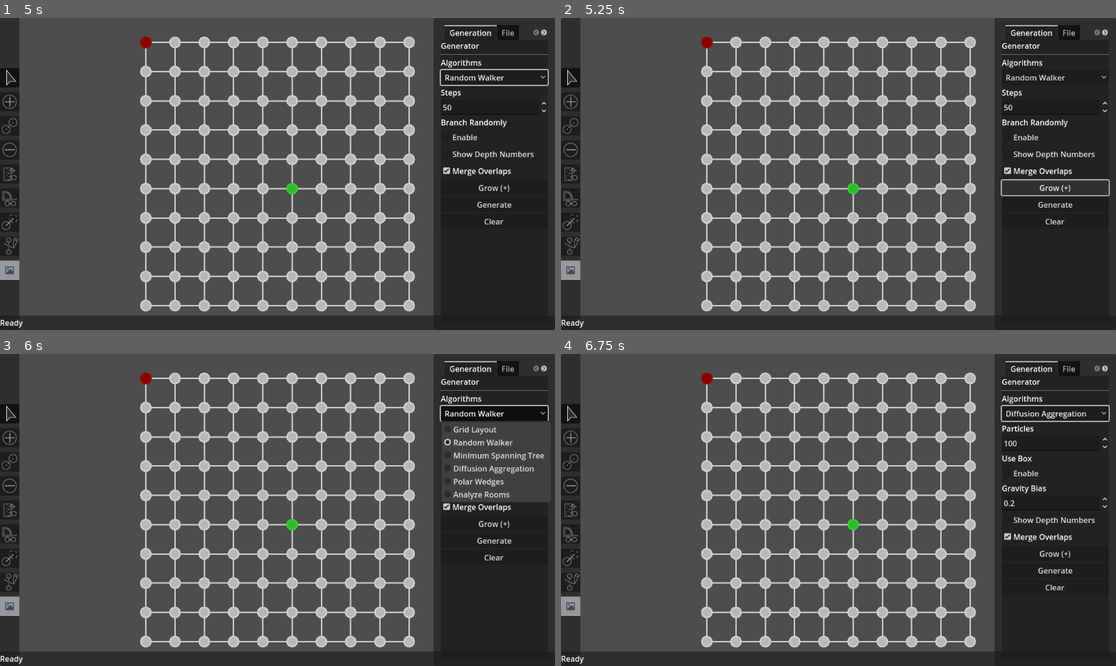
Above: before the commit, frames 1-4 (two rows, left to right).
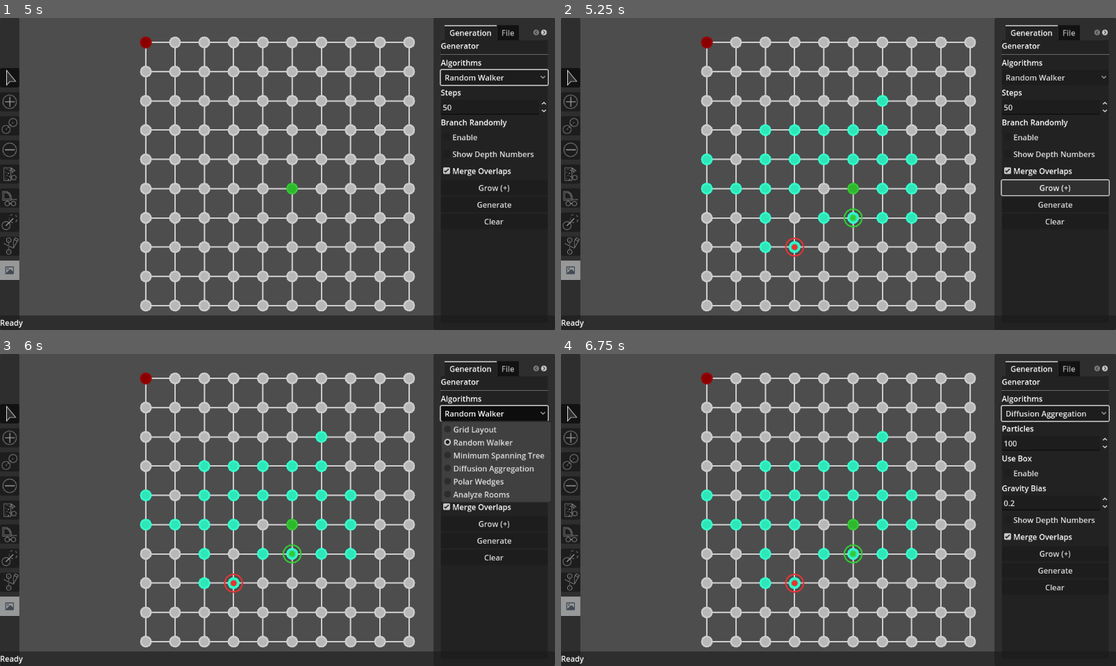
Above: after the commit, the same moments.

Repository: Code-SorceryLab/Procedural-Graph-Tools
Game: Godot game, scene res://scenes/game_player.tscn
Two runs of this game, one before a commit and one after it. Both use one fixed random seed, a clock stepped at 60 frames per second and the inputs below.
Inputs:
- Up to frame 1 (5 s): click "Generate" at 0.5 s; click "Grid Layout" at 1.25 s; click "Show Depth Numbers" at 2 s; click "Apply" at 2.75 s; click "Analyze Rooms" at 3.5 s; click "Enable" at 4.25 s
- Up to frame 2 (5.25 s): click "Grow (+)" at 5 s
- Up to frame 3 (6 s): click "Random Walker" at 5.75 s
- Up to frame 4 (6.75 s): click "Enable" at 6.5 s

Frame 1 is identical in both runs. In frame 2, 1.8% of the frame differs, in the area x 25-65%, y 24-77%; in frame 3, 1.8%; in frame 4, 1.8%.

Commit message:
Tool Multi-Selections, Walker UI
-Certain tools mass apply their behaviour to multi-selections. (Delete, Property Brush, Select's moving).
-Walker better visualized.

Diff:
--- a/graph-tools/scripts/concrete_strategies/strategy_dla.gd
+++ b/graph-tools/scripts/concrete_strategies/strategy_dla.gd
@@ -4,6 +4,7 @@
 func _init() -> void:
 	strategy_name = "Diffusion Aggregation"
 	reset_on_generate = true
+	supports_grow = true
 
 func get_settings() -> Array[Dictionary]:
 	return [
--- a/graph-tools/scripts/concrete_strategies/strategy_grid.gd
+++ b/graph-tools/scripts/concrete_strategies/strategy_grid.gd
@@ -4,6 +4,7 @@
 func _init() -> void:
 	strategy_name = "Grid Layout"
 	reset_on_generate = true
+	supports_grow = false
 
 func get_settings() -> Array[Dictionary]:
 	return [
--- a/graph-tools/scripts/concrete_strategies/strategy_mst.gd
+++ b/graph-tools/scripts/concrete_strategies/strategy_mst.gd
@@ -5,6 +5,7 @@
 	strategy_name = "Minimum Spanning Tree"
 	# Decorator: Operates on existing nodes, so do NOT reset.
 	reset_on_generate = false
+	supports_grow = false
 
 # --- NEW DYNAMIC UI DEFINITION ---
 func get_settings() -> Array[Dictionary]:
--- a/graph-tools/scripts/concrete_strategies/strategy_polar.gd
+++ b/graph-tools/scripts/concrete_strategies/strategy_polar.gd
@@ -4,6 +4,7 @@
 func _init() -> void:
 	strategy_name = "Polar Wedges"
 	reset_on_generate = true
+	supports_grow = false
 
 # --- NEW DYNAMIC UI DEFINITION ---
 func get_settings() -> Array[Dictionary]:
--- a/graph-tools/scripts/concrete_strategies/strategy_walker.gd
+++ b/graph-tools/scripts/concrete_strategies/strategy_walker.gd
@@ -5,9 +5,13 @@
 # Schema: { "id": int, "pos": Vector2, "current_node_id": String, "step_count": int }
 var _walkers: Array[Dictionary] = []
 
+# NEW: Track the specific nodes touched in this generation run
+var _session_path: Array[String] = []
+
 func _init() -> void:
 	strategy_name = "Random Walker"
 	reset_on_generate = true
+	supports_grow = true
 
 func get_settings() -> Array[Dictionary]:
 	return [
@@ -21,30 +25,25 @@
 	var append_mode = params.get("append", false)
 	var merge_overlaps = params.get("merge_overlaps", true)
 
+	# Reset session tracking
+	_session_path.clear()
+
 	# 1. HANDLE RESET
 	if not append_mode:
 		_walkers.clear()
 
-	# 2. VALIDATE MEMORY (The Crash Fix)
-	# Check if our walkers are "lost" (holding references to deleted nodes)
+	# 2. VALIDATE MEMORY
 	for w in _walkers:
 		if w.current_node_id != "" and not graph.nodes.has(w.current_node_id):
-			# The node we were standing on is gone!
-			# We must reset this walker's anchor.
 			w.current_node_id = ""
 
 	# 3. BRANCHING / RESPAWN LOGIC
-	# If we want to branch randomly, OR if we are lost (current_node_id is empty),
-	# we need to pick a new spot.
 	var need_respawn = (append_mode and branch_randomly)
-
-	# Also respawn if we have a walker but it's disconnected from reality
 	if not _walkers.is_empty() and _walkers[0].current_node_id == "":
 		need_respawn = true
 
 	if need_respawn:
 		if not graph.nodes.is_empty():
-			# Teleport to a random existing node
 			var keys = graph.nodes.keys()
 			var random_id = keys[randi() % keys.size()]
 			var random_pos = graph.get_node_pos(random_id)
@@ -55,14 +54,13 @@
 				_walkers[0].pos = random_pos
 				_walkers[0].current_node_id = random_id
 		else:
-			# Graph is empty, reset to center
 			if _walkers.is_empty():
 				_walkers.append({ "id": 0, "pos": Vector2.ZERO, "current_node_id": "", "step_count": 0 })
 			else:
 				_walkers[0].pos = Vector2.ZERO
 				_walkers[0].current_node_id = ""
 
-	# 4. INITIALIZE DEFAULT (If totally empty)
+	# 4. INITIALIZE DEFAULT
 	if _walkers.is_empty():
 		_walkers.append({
 			"id": 0,
@@ -71,10 +69,32 @@
 			"step_count": 0
 		})
 
+	# --- CAPTURE START ---
+	# If we are standing on a node, that is our start.
+	# If we are in the void (current_node_id == ""), we will grab the first created node later.
+	var session_start_id = _walkers[0].current_node_id
+
 	# 5. SIMULATION LOOP
 	for i in range(steps):
 		for w in _walkers:
 			_step_walker(graph, w, merge_overlaps)
+
+	# --- POST-PROCESS ---
+
+	# If we started from nothing, the first node we created is the "Start"
+	if session_start_id == "" and not _session_path.is_empty():
+		session_start_id = _session_path[0]
+
+	# --- OUTPUT TO EDITOR ---
+	# We write the results back to params so GraphEditor can visualize them
+	params["out_highlight_nodes"] = _session_path.duplicate()
+
+	# Identify the "Head" (Current location of the main walker)
+	if not _walkers.is_empty():
+		params["out_head_node"] = _walkers[0].current_node_id
+
+	# Output the start node
+	params["out_start_node"] = session_start_id
 
 func _step_walker(graph: Graph, walker: Dictionary, merge_overlaps: bool) -> void:
 	# Direction Logic
@@ -104,14 +124,13 @@
 
 	# Connect to Previous
 	if not walker.current_node_id.is_empty():
-		# SAFETY CHECK: Only connect if the previous node actually exists
 		if graph.nodes.has(walker.current_node_id):
 			if walker.current_node_id != current_id:
 				graph.add_edge(walker.current_node_id, current_id)
-		else:
-			# If we somehow got here with a dead ID, ignore the edge but keep moving.
-			pass
 
 	# Update State
 	walker.pos = target_pos
 	walker.current_node_id = current_id
+
+	# NEW: Record this step for visualization
+	_session_path.append(current_id)
--- a/graph-tools/scripts/controllers/strategy_controller.gd
+++ b/graph-tools/scripts/controllers/strategy_controller.gd
@@ -101,12 +101,9 @@
 			_active_inputs[key] = control
 
 	# 4. Handle Buttons Visibility
-	if (current_strategy is StrategyDLA) or \
-	   (current_strategy is StrategyWalker) or \
-	   (current_strategy is StrategyMST):
-		grow_btn.visible = true
-	else:
-		grow_btn.visible = false
+	# 4. Handle Buttons Visibility
+	grow_btn.visible = current_strategy.supports_grow
+
 
 	if current_strategy.reset_on_generate:
 		generate_btn.text = "Generate"
--- a/graph-tools/scripts/graph_editor.gd
+++ b/graph-tools/scripts/graph_editor.gd
@@ -277,25 +277,51 @@
 	renderer.queue_redraw()
 
 func apply_strategy(strategy: GraphStrategy, params: Dictionary) -> void:
+	# 1. Snapshot existing nodes to detect changes (Standard Logic)
 	var existing_ids = {}
 	for id in graph.nodes:
 		existing_ids[id] = true
 
 	_reset_local_state()
 
+	# 2. Execute
 	strategy.execute(graph, params)
 
+	# 3. (New Node / Highlight logic)
 	new_nodes.clear()
-	var is_append = params.get("append", false)
-	if is_append:
+	if params.has("out_highlight_nodes"):
+		new_nodes = params["out_highlight_nodes"]
+	elif params.get("append", false):
+		# Fallback for other strategies
 		for id in graph.nodes:
 			if not existing_ids.has(id):
 				new_nodes.append(id)
 
+	# --- Override with Strategy Visuals ---
+	# If the strategy specifically reported a path (like Walker), use that
+	# instead of the simple "diff" logic.
+	if params.has("out_highlight_nodes"):
+		new_nodes = params["out_highlight_nodes"]
+
+	# If the strategy reported a "Head" (Walker location), show it using the red ring
+# --- VISUALIZATION INDICATORS ---
+
+	# 1. HEAD (Red Ring)
+	if params.has("out_head_node"):
+		set_path_end(params["out_head_node"])
+	else:
+		set_path_end("")
+
+	# 2. START (Green Ring)
+	if params.has("out_start_node"):
+		set_path_start(params["out_start_node"])
+	else:
+		set_path_start("")
+
+	# 4. Finalize
+	renderer.new_nodes_ref = new_nodes
 	_center_camera_on_graph()
 	renderer.queue_redraw()
-
-	# Mark as dirty
 	mark_modified()
 
 # ==============================================================================
--- a/graph-tools/scripts/graph_renderer.gd
+++ b/graph-tools/scripts/graph_renderer.gd
@@ -78,8 +78,6 @@
 # --- HELPER: EDGES ---
 func _draw_edges() -> void:
 	# We use a Dictionary to track drawn pairs so we don't draw duplicates.
-	# Example: If A connects to B, we find edge A-B. Later, when checking B,
-	# we might find B-A. Sorting the IDs ensures A-B and B-A look like the same key.
 	var drawn_edges := {}
 
 	for id: String in graph_ref.nodes:
@@ -178,16 +176,21 @@
 	if new_nodes_ref.has(id):
 		col = GraphSettings.COLOR_NEW_GENERATION
 
-	# 3. Apply "Selection" highlight (Highest Priority)
-	# Logic: If it's already selected OR about to be selected (Pre-Selection)
+	# CHANGE: We removed step 3 (Selection Overwrite).
+	# Now the Fill Color always reflects the Data Type.
+
+	return col
+
+func _draw_node_indicators(id: String, pos: Vector2) -> void:
+	# --- SELECTION RING (Prioritized) ---
+	# We use 'selected_color' (Orange) but draw it as a ring.
 	if selected_nodes_ref.has(id) or pre_selection_ref.has(id):
-		col = selected_color
-
-	return col
-
-func _draw_node_indicators(id: String, pos: Vector2) -> void:
-	# Hover Ring (Blue halo)
-	if id == hovered_id:
+		# Thicker ring than hover to show importance
+		draw_arc(pos, node_radius + 4.0, 0, TAU, 32, selected_color, 3.0)
+
+	# --- HOVER RING ---
+	# Only show hover if it's NOT selected (prevents double rings)
+	elif id == hovered_id:
 		draw_arc(pos, node_radius + 4.0, 0, TAU, 32, hover_color, 2.0)
 
 	# Path Start Indicator (Green Ring)
--- a/graph-tools/scripts/graph_strategy.gd
+++ b/graph-tools/scripts/graph_strategy.gd
@@ -4,6 +4,7 @@
 # Metadata
 var strategy_name: String = "Base Strategy"
 var reset_on_generate: bool = true
+var supports_grow: bool = false
 
 # Legacy support (Optional: we can keep these to prevent crashing un-updated scripts temporarily)
 var required_params = []
--- a/graph-tools/scripts/graph_tools/graph_tool_delete.gd
+++ b/graph-tools/scripts/graph_tools/graph_tool_delete.gd
@@ -4,12 +4,21 @@
 func handle_input(event: InputEvent) -> void:
 	if event is InputEventMouseButton and event.pressed and event.button_index == MOUSE_BUTTON_LEFT:
 		var clicked_id = _get_node_at_pos(_editor.get_global_mouse_position())
+
 		if not clicked_id.is_empty():
-			# REFACTOR: Delegate to Editor Facade
-			# Handles data removal, edge cleanup, pathfinding reset, dirty flag, and redraw.
-			_editor.delete_node(clicked_id)
+			# --- BATCH DELETE LOGIC ---
+			# If we clicked a node that is currently selected, delete ALL selected nodes.
+			if _editor.selected_nodes.has(clicked_id):
+				# 1. Duplicate the array because delete_node() modifies the original list
+				var batch_to_delete = _editor.selected_nodes.duplicate()
 
-			# REMOVED: _renderer.queue_redraw() (Handled by Editor)
+				# 2. Iterate and destroy
+				for id in batch_to_delete:
+					_editor.delete_node(id)
+
+			else:
+				# Normal Single Delete
+				_editor.delete_node(clicked_id)
 
 	elif event is InputEventMouseMotion:
 		_update_hover(_editor.get_global_mouse_position())
--- a/graph-tools/scripts/graph_tools/graph_tool_property_paint.gd
+++ b/graph-tools/scripts/graph_tools/graph_tool_property_paint.gd
@@ -43,15 +43,25 @@
 	var id = _get_node_at_pos(mouse_pos)
 
 	# Optimization: Only update if we hit a valid node AND haven't just painted it
+	# (This prevents spamming the same node 60 times a second while holding the mouse still)
 	if id != "" and id != _last_painted_id:
-		var node = _graph.nodes[id]
 
-		# Only act if the data actually changes
-		if node.type != _current_type:
-			# --- REFACTOR ---
-			# Delegate to Editor Facade.
-			# Handles Dirty Flag and Redraw automatically.
-			_editor.set_node_type(id, _current_type)
+		# --- BATCH LOGIC START ---
+		if _editor.selected_nodes.has(id):
+			# If we are painting a node that is part of a selection,
+			# apply the paint to the ENTIRE selection.
+			for selected_id in _editor.selected_nodes:
+				var node = _graph.nodes[selected_id]
+				# Only update nodes that actually need changing (prevents redundant updates)
+				if node.type != _current_type:
+					_editor.set_node_type(selected_id, _current_type)
+		else:
+			# --- SINGLE LOGIC ---
+			# Normal painting (painting a node that isn't selected)
+			var node = _graph.nodes[id]
+			if node.type != _current_type:
+				_editor.set_node_type(id, _current_type)
+		# --- BATCH LOGIC END ---
 
 		_last_painted_id = id
 
--- a/graph-tools/scripts/graph_tools/graph_tool_select.gd
+++ b/graph-tools/scripts/graph_tools/graph_tool_select.gd
@@ -1,14 +1,15 @@
 class_name GraphToolSelect
 extends GraphTool
 
-const DRAG_THRESHOLD: float = 4.0 # Pixels
+const DRAG_THRESHOLD: float = 4.0
 
-# State A: Moving a Node
-var _drag_node_id: String = ""
-# REMOVED: var _has_moved: bool = false (Handled by Editor Wrapper)
+# State A: Moving Nodes
+var _drag_node_id: String = ""       # The "Anchor" node we clicked on
+var _group_offsets: Dictionary = {}  # Stores { "node_id": Vector2_offset_from_anchor }
 
 # State B: Box Selection
 var _box_start_pos: Vector2 = Vector2.INF
+
 
 func handle_input(event: InputEvent) -> void:
 	# 1. MOUSE BUTTON INPUT
@@ -31,7 +32,6 @@
 				elif _box_start_pos != Vector2.INF:
 					_finish_box_selection(mouse_pos)
 
-		# Keep this redraw for selection clicks (which don't use the wrapper)
 		_renderer.queue_redraw()
 
 	# 2. MOUSE MOTION INPUT
@@ -40,22 +40,30 @@
 
 		# Update Move State
 		if not _drag_node_id.is_empty():
-			var move_pos = mouse_pos
-			# CONTEXT: Shift during Move = Snap Grid
+			# 1. Calculate Anchor Position (Snap logic applies to the Anchor)
+			var anchor_pos = mouse_pos
 			if Input.is_key_pressed(KEY_SHIFT):
-				move_pos = move_pos.snapped(GraphSettings.SNAP_GRID_SIZE)
+				anchor_pos = anchor_pos.snapped(GraphSettings.SNAP_GRID_SIZE)
 
-			# --- REFACTOR START ---
-			# OLD: _graph.set_node_position(...) + manual redraw + manual dirty flag
-			# NEW: Use the Editor Facade. It handles the Dirty Flag and Redraw automatically.
-			_editor.set_node_position(_drag_node_id, move_pos)
-			# --- REFACTOR END ---
+			# 2. Move the Anchor
+			_editor.set_node_position(_drag_node_id, anchor_pos)
+
+			# 3. Move the Group (Relative to Anchor)
+			# We skip the anchor itself since we just moved it
+			for id in _group_offsets:
+				if id == _drag_node_id: continue
+
+				var offset = _group_offsets[id]
+				var new_group_pos = anchor_pos + offset
+
+				# Note: We don't snap group members individually.
+				# They maintain their relative formation.
+				_editor.set_node_position(id, new_group_pos)
 
 		# Update Box State
 		elif _box_start_pos != Vector2.INF:
 			var rect = _get_rect(_box_start_pos, mouse_pos)
 			_renderer.selection_rect = rect
-
 			var potential_nodes = _graph.get_nodes_in_rect(rect)
 			_renderer.pre_selection_ref = potential_nodes
 			_renderer.queue_redraw()
@@ -67,34 +75,52 @@
 func _start_moving_node(id: String) -> void:
 	_drag_node_id = id
 	_renderer.drag_start_id = id
-	# REMOVED: _has_moved = false
 
+	# --- SELECTION LOGIC ---
+	# Case 1: Modifiers held (Shift/Ctrl) -> We are editing selection, not moving group yet
 	if Input.is_key_pressed(KEY_SHIFT):
 		_editor.add_to_selection(id)
 	elif Input.is_key_pressed(KEY_CTRL):
 		_editor.toggle_selection(id)
 	else:
+		# Case 2: No Modifiers
+		# If we clicked a node NOT in the selection, it becomes the new single selection.
 		if not _editor.selected_nodes.has(id):
 			_editor.clear_selection()
 			_editor.add_to_selection(id)
+		# If we clicked a node INSIDE the selection, we keep the group!
+
+	# --- GROUP OFFSET CALCULATION ---
+	# We only prepare for movement if the clicked node ended up selected
+	if _editor.selected_nodes.has(id):
+		_group_offsets.clear()
+		var anchor_pos = _graph.nodes[id].position
+
+		for selected_id in _editor.selected_nodes:
+			if selected_id == id: continue
+			# Calculate vector from Anchor -> Neighbor
+			var diff = _graph.nodes[selected_id].position - anchor_pos
+			_group_offsets[selected_id] = diff
+	else:
+		# If we somehow clicked and deselected it (Ctrl click), don't drag
+		_drag_node_id = ""
 
 func _finish_moving_node() -> void:
-	# REMOVED: Manual dirty check.
-	# The data was modified 'live' during the drag via _editor.set_node_position()
-
 	_drag_node_id = ""
 	_renderer.drag_start_id = ""
+	_group_offsets.clear()
 
+# ... (Box Selection logic remains the same) ...
 func _start_box_selection(pos: Vector2) -> void:
 	_box_start_pos = pos
 
 func _finish_box_selection(mouse_pos: Vector2) -> void:
+	# ... (Keep existing box selection code unchanged) ...
+	# Just for completeness of the copy-paste, here is the short version:
 	var drag_dist = _box_start_pos.distance_to(mouse_pos)
-
 	if drag_dist < DRAG_THRESHOLD:
 		if not Input.is_key_pressed(KEY_SHIFT) and not Input.is_key_pressed(KEY_CTRL):
 			_editor.clear_selection()
-
 		_box_start_pos = Vector2.INF
 		_renderer.selection_rect = Rect2()
 		_renderer.pre_selection_ref = []
@@ -103,23 +129,17 @@
 
 	var rect = _get_rect(_box_start_pos, mouse_pos)
 	var nodes_in_box = _graph.get_nodes_in_rect(rect)
-
-	var is_shift = Input.is_key_pressed(KEY_SHIFT) # Add
-	var is_ctrl = Input.is_key_pressed(KEY_CTRL)   # Subtract
+	var is_shift = Input.is_key_pressed(KEY_SHIFT)
+	var is_ctrl = Input.is_key_pressed(KEY_CTRL)
 
 	if not is_shift and not is_ctrl:
 		_editor.clear_selection()
-		for id in nodes_in_box:
-			_editor.add_to_selection(id)
-
+		for id in nodes_in_box: _editor.add_to_selection(id)
 	elif is_shift:
-		for id in nodes_in_box:
-			_editor.add_to_selection(id)
-
+		for id in nodes_in_box: _editor.add_to_selection(id)
 	elif is_ctrl:
 		for id in nodes_in_box:
-			if _editor.selected_nodes.has(id):
-				_editor.toggle_selection(id)
+			if _editor.selected_nodes.has(id): _editor.toggle_selection(id)
 
 	_box_start_pos = Vector2.INF
 	_renderer.selection_rect = Rect2()
@@ -135,6 +155,7 @@
 
 func exit() -> void:
 	_drag_node_id = ""
+	_group_offsets.clear()
 	_box_start_pos = Vector2.INF
 	_renderer.selection_rect = Rect2()
 	_renderer.pre_selection_ref = []
